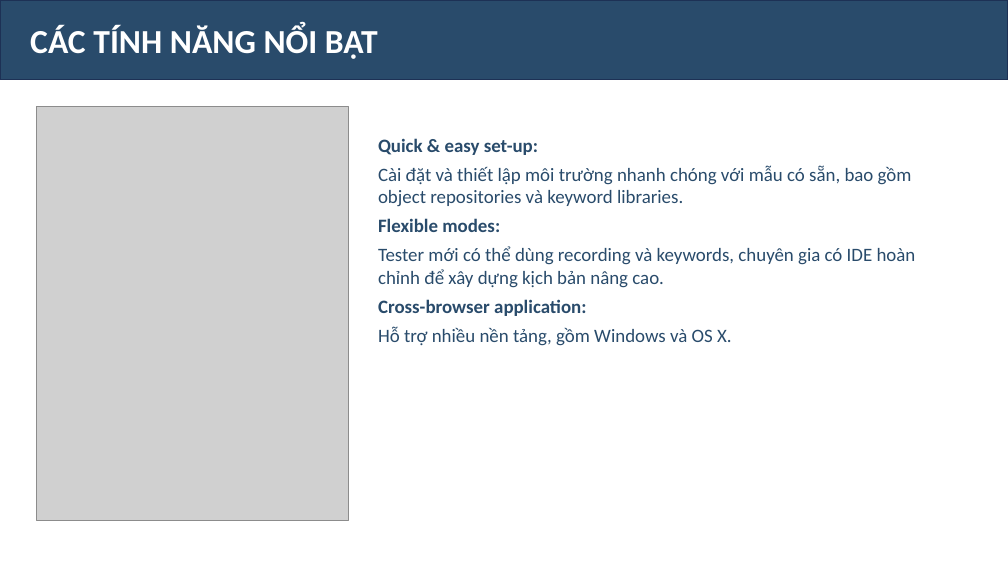
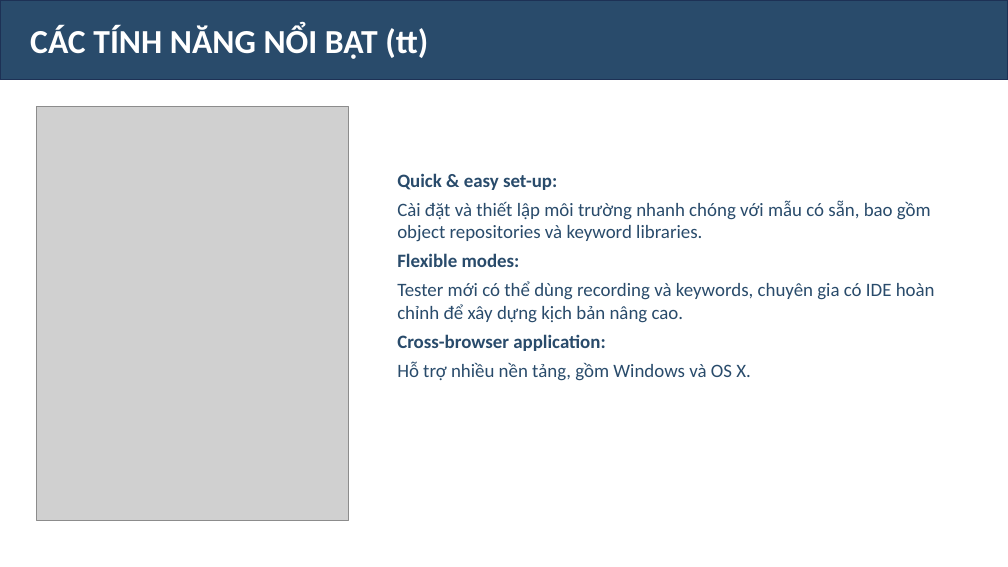
Before and after one commit to Oanh1503-git/DoAnKiemThu, a slide deck: slide 7 of THTH_slide.pptx (slide 6 before the commit). Drawn at 1008x567 pixels with LibreOffice and Linux fonts; fonts in the diff are those of the drawing; grey boxes stand for pictures. Boxes give left, top, right and bottom in pixels: in the first picture for what was removed or moved away, otherwise in the second. Text is boxed around its words. In the diff, an @@ line names an element or a change of style, - is before the commit and + after.

```diff
--- a/THTH_slide.pptx
+++ b/THTH_slide.pptx
@@ text in rectangle at <box>30,25,428,59</box>: text changed @@
-CÁC TÍNH NĂNG NỔI BẬT
+CÁC TÍNH NĂNG NỔI BẬT (tt)
@@ text "Quick & easy set-up:": place and size @@
-text "Quick & easy set-up:" at <box>378,138,916,346</box>
+text "Quick & easy set-up:" at <box>397,173,935,381</box>
```
Also in this commit, not shown: 4 other slides changed, 5 slides added, 1 slide removed.
